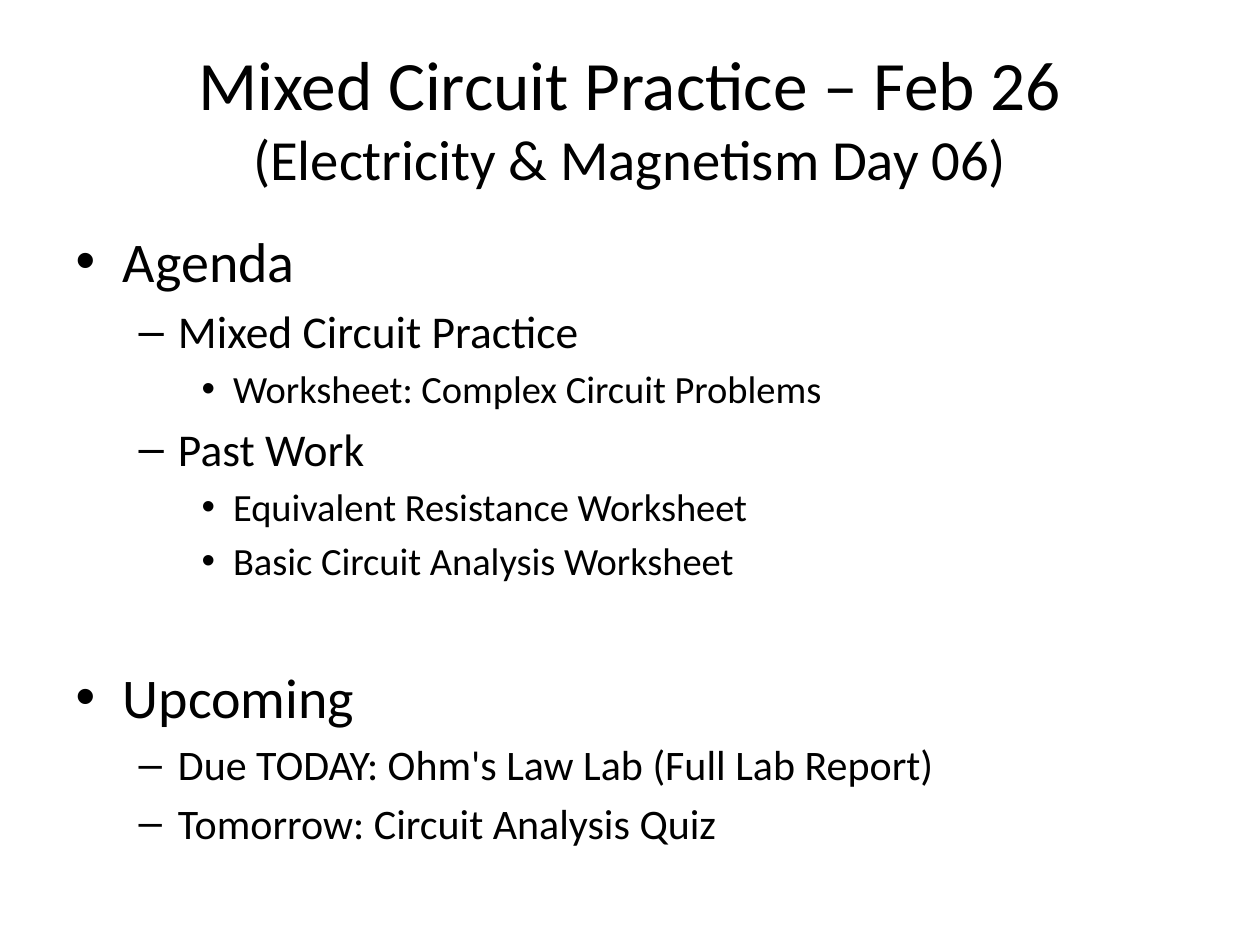
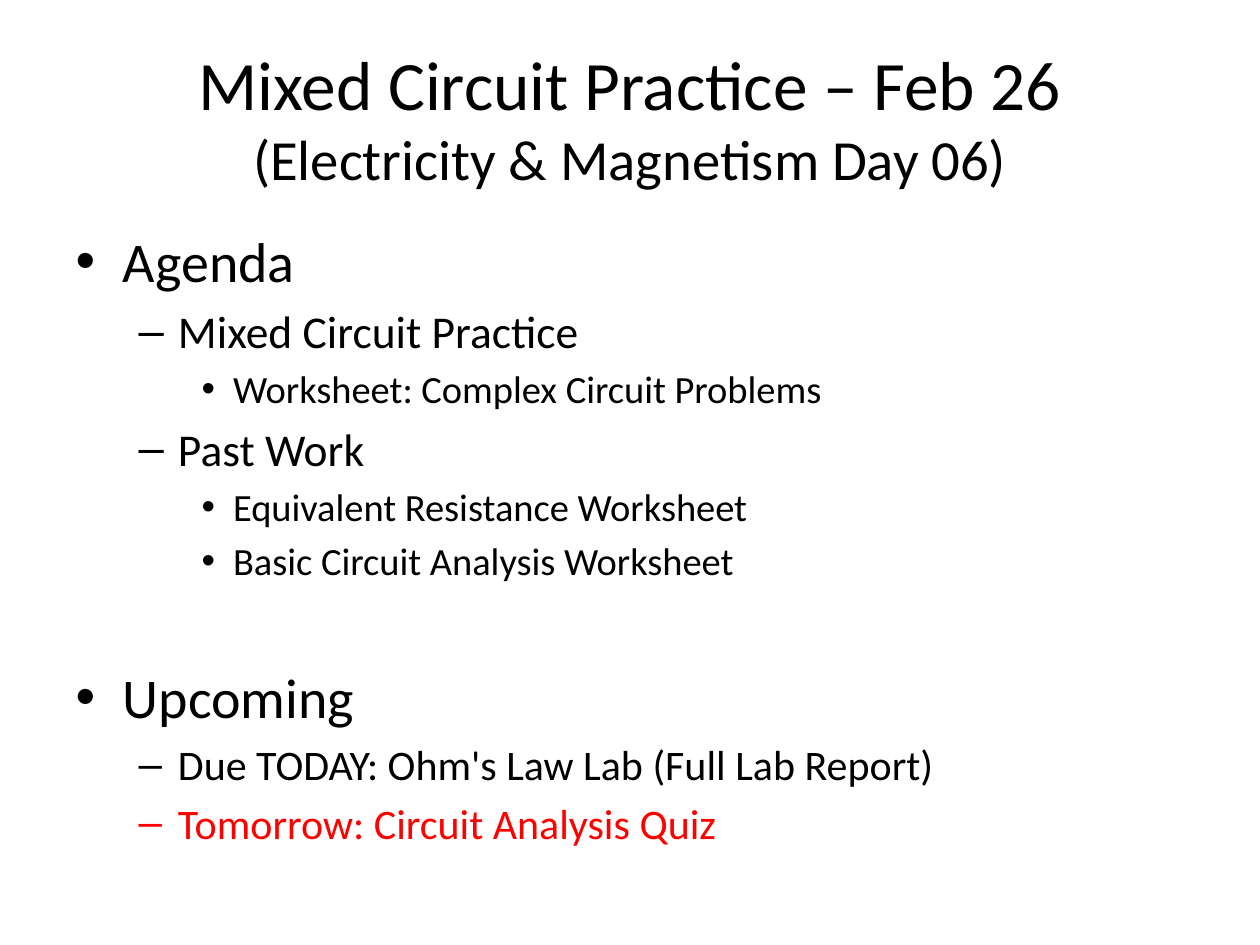
Before and after one commit to Greg5519/SPH3U0, a slide deck: slide 1 of Daily Agendas/Day04.3_MixedCircuitPractice.pptx. Drawn at 1260x945 pixels with LibreOffice and Linux fonts; fonts in the diff are those of the drawing. Boxes give left, top, right and bottom in pixels: in the first picture for what was removed or moved away, otherwise in the second. Text is boxed around its words. In the diff, an @@ line names an element or a change of style, - is before the commit and + after.

```diff
--- a/Daily Agendas/Day04.3_MixedCircuitPractice.pptx
+++ b/Daily Agendas/Day04.3_MixedCircuitPractice.pptx
@@ text at (x1=178, y1=809, x2=716, y2=846): text colour #000000 to #FF0000 in "Tomorrow: Circuit Analysis Quiz" @@
```
Also in this commit, not shown: 1 slide added.
